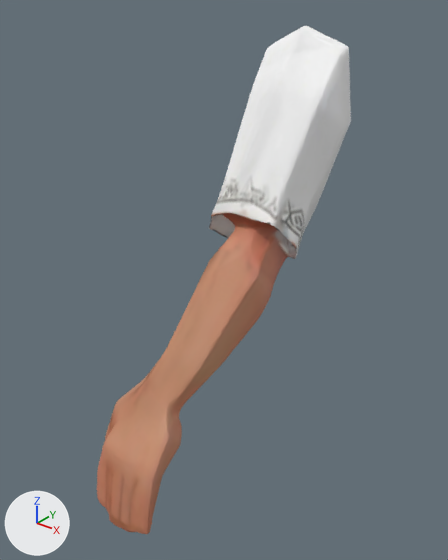
A saved change to the OBJ model proyectoFinal/assets/modelos/left_Arm.obj.
Camera for both pictures: a 50 mm lens placed at (-0.7004, 0.7861, 1.468), pointed at (-0.7529, 0.8517, 1.4273). The axes (+X, +Y, +Z) are drawn at lower left. The lights are the same throughout. The first picture is the older version. Where no turn or scale is listed for an object, it has been applied to the vertices.

In view in the first picture: 'Left_Arm'.
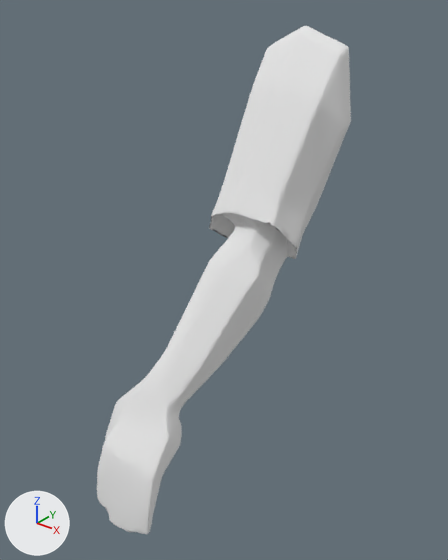
Location of each change, (x1, y1, x2, y2) in pixels of the pictures (448 x 560 px):
'Left_Arm', recoloured: (97, 26, 349, 534) in both

The change, as a list of edits to the scene's bpy script:
```text
Add mat_jackson_pbr_002:
    mat_jackson_pbr_002 = principled_material('Jackson_PBR.002')
    mat_jackson_pbr_002.base_color = (0.8, 0.8, 0.8)  # white #e7e7e7
    mat_jackson_pbr_002.roughness = 1.0
Change me_left_arm:
    where me_left_arm.from_pydata(...)  # 2137 vertices, 4270 faces; spans x -0.7648..-0.7428, y 0.8304..0.8705, z 1.3914..1.4618
    remove me_left_arm.materials.append(mat_jackson_pbr)
    add me_left_arm.materials.append(mat_jackson_pbr_002)  # white #e7e7e7
```
